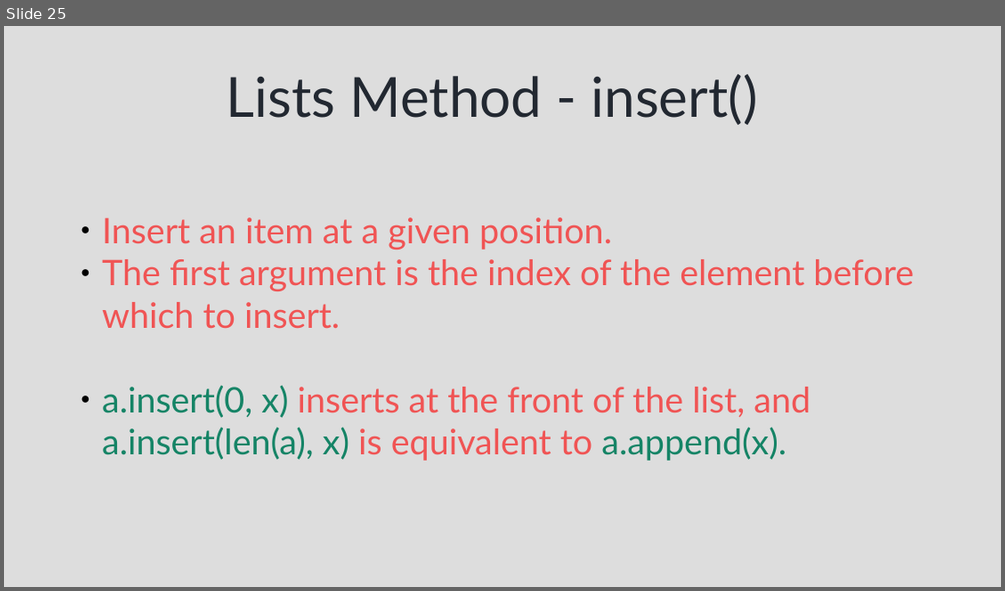
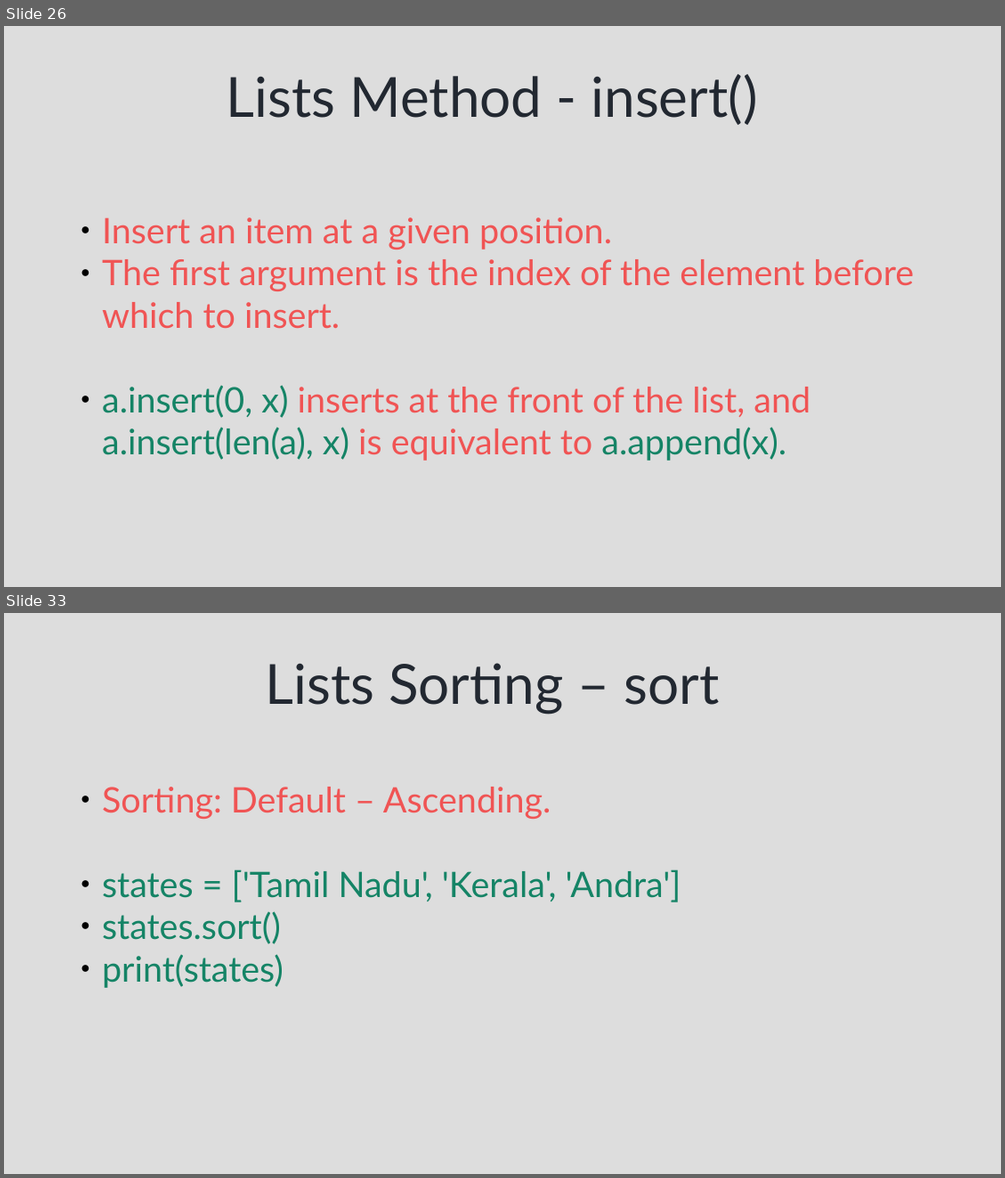
Before and after one commit to syedjafer/learnpythonwithus, a slide deck: session_8_ds_lists.odp. Shown one above the other, each under a label of ours: slide 25 before the commit, slides 26 and 33 after it; the slides between them are not shown. The pictures are 1005x591 and 1005x1178 pixels, drawn with LibreOffice and Linux fonts; fonts in the diff are those of the drawing. Boxes give left, top, right and bottom in pixels: in the first picture for what was removed or moved away, otherwise in the second. Text is boxed around its words. In the diff, an @@ line names an element or a change of style, - is before the commit and + after.

```diff
--- a/session_8_ds_lists.odp
+++ b/session_8_ds_lists.odp
@@ slide 33 added at [4, 613, 1001, 1174], background #DDDDDD @@
@@ title added at [265, 663, 719, 714], 44 pt, text #222831 @@
+Lists Sorting – sort
@@ text added at [102, 787, 681, 988], 28 pt, text #158466 @@
+● Sorting: Default – Ascending.
+● states = ['Tamil Nadu', 'Kerala', 'Andra']
+● states.sort()
+● print(states)
@@ what was slide 25 is now slide 26 @@
```
Also in this commit, not shown: 3 slides changed, 9 other slides added, 6 other files.
